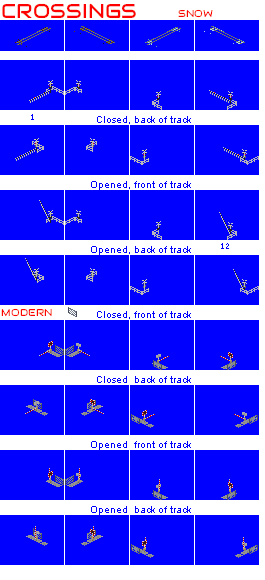
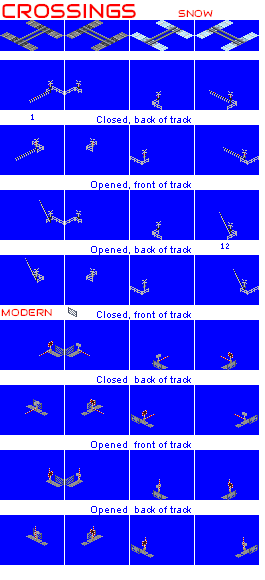
The second w=265, h=580 image is a revision of the first. Changes to its layers:
added layer "CITY_DUAL" above "OLD_FEVE" over [left=0, top=20, right=259, bottom=51]
renamed "FEVE" to "OLD_FEVE", hid it over [left=0, top=20, right=259, bottom=51]
